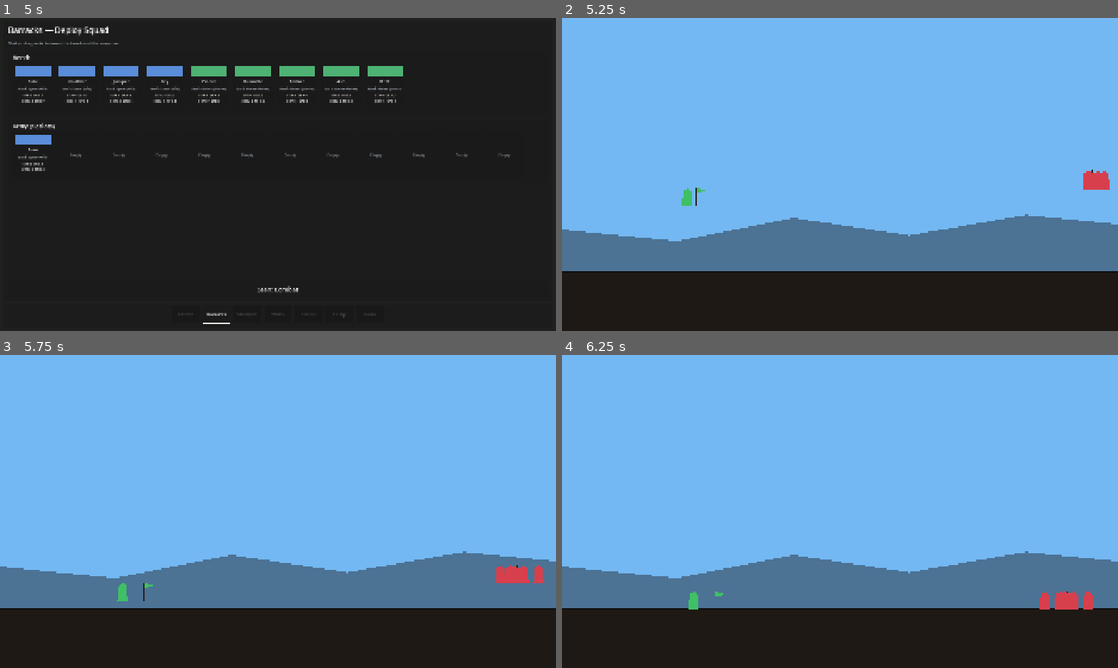
Above: before the commit, frames 1-4 (two rows, left to right).
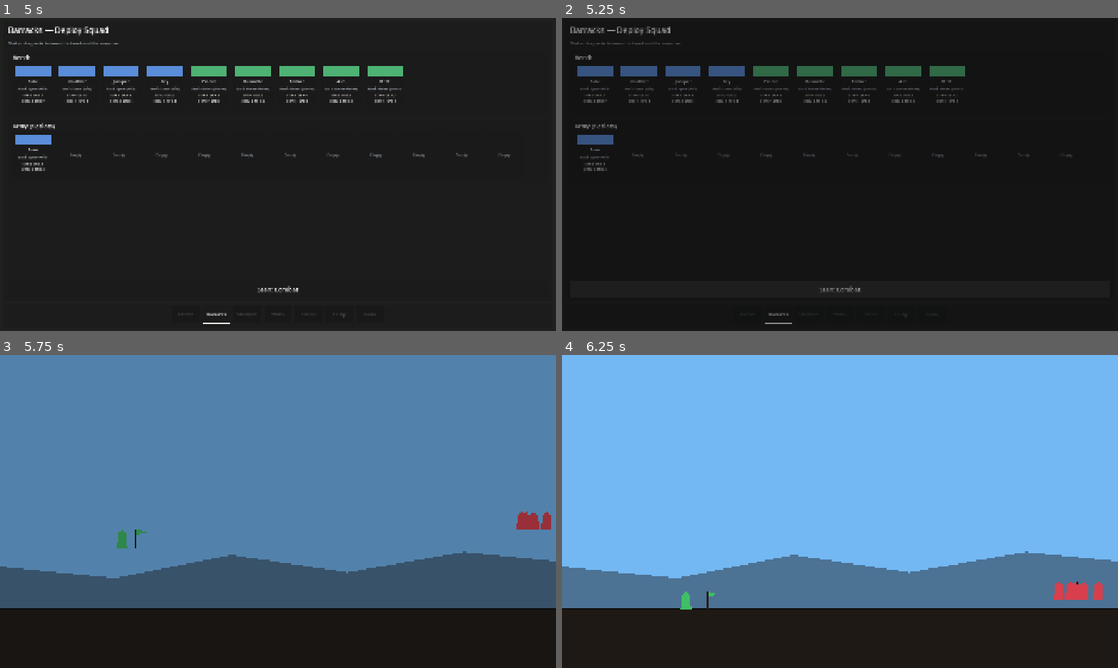
Above: after the commit, the same moments.

Repository: stonecauldron/mycelium-prototype
Game: Godot game, scene res://scenes/base/Base.tscn
Same seed, same stepped clock (60 frames per second), same inputs: the game is played once before the commit and once after it.
Inputs (mouse positions are in pixels of both pictures, inside the frame that each line leads up to):
- Up to frame 1 (5 s): click "Barracks" at 0.5 s; click "Barracks" at 1.25 s; click "Barracks" at 2 s; tap Enter at 2.75 s; drag from (33, 86) to (333, 105) at 2.77 s; drag from (77, 86) to (250, 237) at 3.52 s; move the mouse to (122, 86) at 4.27 s; click (122, 86) at 4.42 s
- Up to frame 2 (5.25 s): click "Start Combat" at 5 s
- Up to frame 3 (5.75 s): no input
- Up to frame 4 (6.25 s): drag from (812, 574) to (684, 596) at 5.77 s

Frame 1 is identical in both runs. In frame 2, 81% of the frame differs, in the area x 0-100%, y 0-98%; in frame 3, 81%; in frame 4, 0.8%.

Commit message:
Add fade transitions between Base, combat, and game over.
Co-authored-by: Cursor <cursoragent@cursor.com>

Diff:
--- a/project.godot
+++ b/project.godot
@@ -18,6 +18,7 @@
 [autoload]
 
 ArmyData="*res://scripts/base/ArmyData.gd"
+SceneTransition="*res://scripts/SceneTransition.gd"
 
 [display]
 
--- a/scripts/GameOver.gd
+++ b/scripts/GameOver.gd
@@ -12,4 +12,4 @@
 
 func _on_restart_pressed() -> void:
 	ArmyData.reset()
-	get_tree().change_scene_to_file(_BASE_SCENE_PATH)
+	SceneTransition.change_scene(_BASE_SCENE_PATH)
--- /dev/null
+++ b/scripts/SceneTransition.gd
@@ -0,0 +1,43 @@
+extends CanvasLayer
+
+const FADE_DURATION := 0.4
+const FADE_COLOR := Color(0.04, 0.04, 0.05, 1.0)
+
+var _overlay: ColorRect
+var _busy: bool = false
+
+
+func _ready() -> void:
+	layer = 128
+	process_mode = Node.PROCESS_MODE_ALWAYS
+	_overlay = ColorRect.new()
+	_overlay.name = "FadeOverlay"
+	_overlay.color = Color(FADE_COLOR, 0.0)
+	_overlay.set_anchors_and_offsets_preset(Control.PRESET_FULL_RECT)
+	_overlay.mouse_filter = Control.MOUSE_FILTER_IGNORE
+	add_child(_overlay)
+
+
+func change_scene(path: String) -> void:
+	if _busy:
+		return
+	_busy = true
+	_overlay.mouse_filter = Control.MOUSE_FILTER_STOP
+
+	await _fade_to(1.0)
+	get_tree().change_scene_to_file(path)
+	await get_tree().process_frame
+	await get_tree().process_frame
+	await _fade_to(0.0)
+
+	_overlay.mouse_filter = Control.MOUSE_FILTER_IGNORE
+	_busy = false
+
+
+func _fade_to(target_alpha: float) -> void:
+	var tween := create_tween()
+	tween.set_pause_mode(Tween.TWEEN_PAUSE_PROCESS)
+	tween.tween_property(_overlay, "color:a", target_alpha, FADE_DURATION).set_ease(
+		Tween.EASE_IN_OUT
+	).set_trans(Tween.TRANS_SINE)
+	await tween.finished
--- a/scripts/base/ArmySelectionScreen.gd
+++ b/scripts/base/ArmySelectionScreen.gd
@@ -242,7 +242,7 @@
 	if _squad_unit_count() == 0:
 		return
 	BattleLaunch.set_enemy_roster(_make_default_enemy_roster())
-	get_tree().change_scene_to_file("res://scenes/CombatStage.tscn")
+	SceneTransition.change_scene("res://scenes/CombatStage.tscn")
 
 
 func _make_default_enemy_roster() -> Array[RosterUnitData]:
--- a/scripts/combat/CombatStage.gd
+++ b/scripts/combat/CombatStage.gd
@@ -124,9 +124,9 @@
 		return
 	_battle_over = true
 	if player_army.is_wiped_out():
-		get_tree().call_deferred("change_scene_to_file", _GAME_OVER_SCENE_PATH)
+		SceneTransition.change_scene(_GAME_OVER_SCENE_PATH)
 	else:
-		get_tree().call_deferred("change_scene_to_file", _BASE_SCENE_PATH)
+		SceneTransition.change_scene(_BASE_SCENE_PATH)
 
 
 func _refresh_unit_process_order() -> void:
Not shown, added: scripts/SceneTransition.gd.uid
